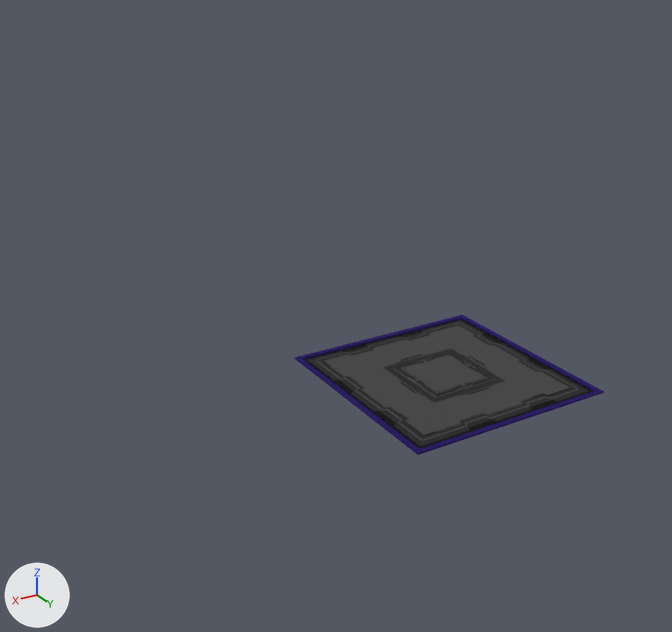
An edit to the glTF model src/static/models/base.glb, drawn before and after from the same camera.
Before and after are seen from a 50 mm lens placed at (14.3, 18.1, 11.6), pointed at (1.9, -2.6, 1.2). Arrows for +X, +Y and +Z are at lower left; the lights stay in place. Vertices at the same position are counted once.

The first picture shows 'mergedBlocks(Clone)'.
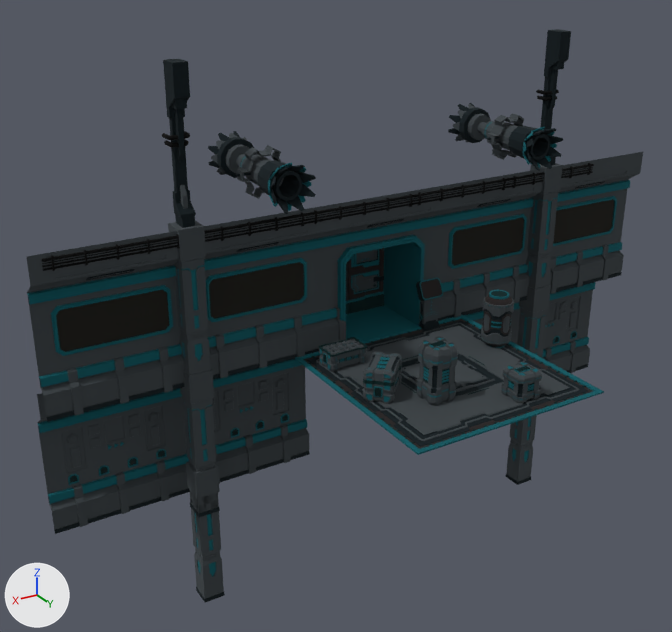
The change, as a list of edits to the scene's bpy script:
```text
Change mat_accent_clone:
    mat_accent_clone.base_color: (0.0211, 0.00421, 0.169) -> (0.00421, 0.138, 0.169)  # dark purple #280e72 -> dark cyan #0e6872
Add mat_light_clone:
    mat_light_clone = principled_material('Light(Clone)')
    mat_light_clone.base_color = (0.126, 0.126, 0.126)  # dark grey #636363
    mat_light_clone.metallic = 0.5
    mat_light_clone.roughness = 1.0
Add mat_glass_clone:
    mat_glass_clone = principled_material('Glass(Clone)')
    mat_glass_clone.base_color = (0.0201, 0.0187, 0.0142)  # black #272520
    mat_glass_clone.metallic = 0.5
    mat_glass_clone.roughness = 1.0
Add mat_pipes_clone:
    mat_pipes_clone = principled_material('Pipes(Clone)')
    mat_pipes_clone.base_color = (0.00116, 0.00116, 0.00116)  # black #040404
    mat_pipes_clone.metallic = 0.5
    mat_pipes_clone.roughness = 1.0
Change me_mesh_0:
    used by ob_mergedblocks_clone; location = (0.0, 0.0, 0.0)
    remove me_mesh_0.from_pydata(...)  # 1874 vertices, 2780 faces; spans x -3.0..3.0, y -3.0..3.0, z -0.02..0.09
    add me_mesh_0.from_pydata(...)  # 23102 vertices, 38482 faces; spans x -10.0..10.0, y -5.34..3.0, z -7.0..8.46
    me_mesh_0 part 1: 2 vertices removed from x -2.61, y 1.0, z 0.0; 21230 vertices added at x -10.0..10.0, y -5.34..2.4, z -7.0..8.46
    add me_mesh_0.materials.append(mat_light_clone)  # dark grey #636363
    add me_mesh_0.materials.append(mat_glass_clone)  # black #272520
    add me_mesh_0.materials.append(mat_pipes_clone)  # black #040404
```

Location of each change, [x1, y1, x2, y2] in pixels of the pictures (672 x 632 px):
'mergedBlocks(Clone)', recoloured, reshaped (grey to black, 99% wider, 307% taller)
    before: [295, 315, 604, 455]
    after: [26, 29, 643, 602]
part 1 of me_mesh_0, built on (black)
    after: [26, 29, 643, 602]
